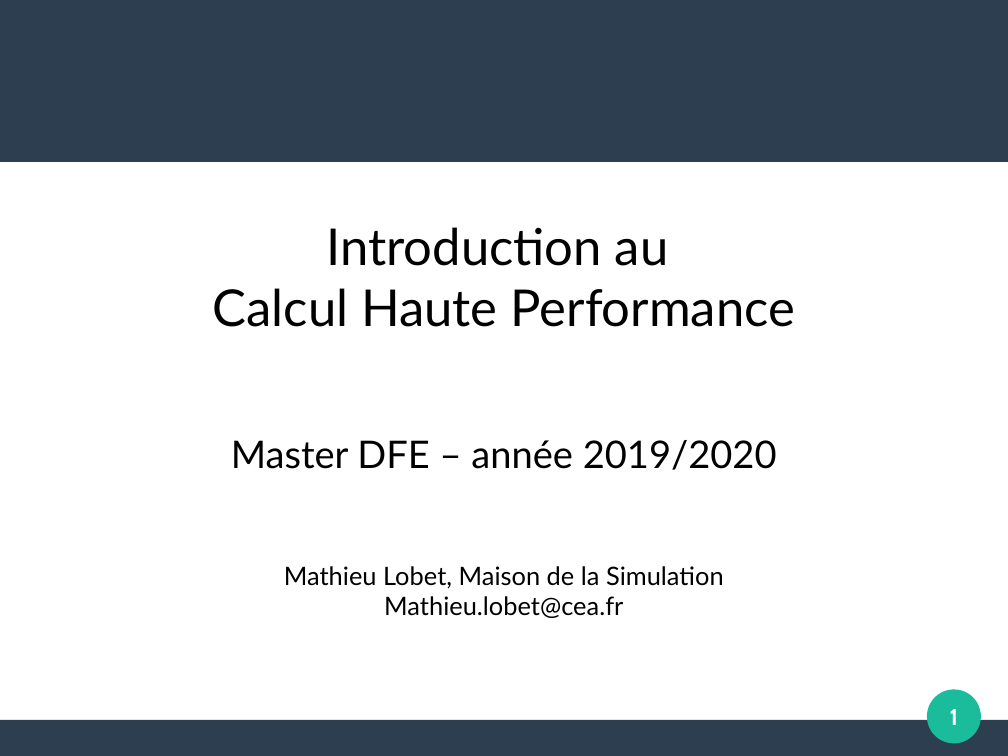
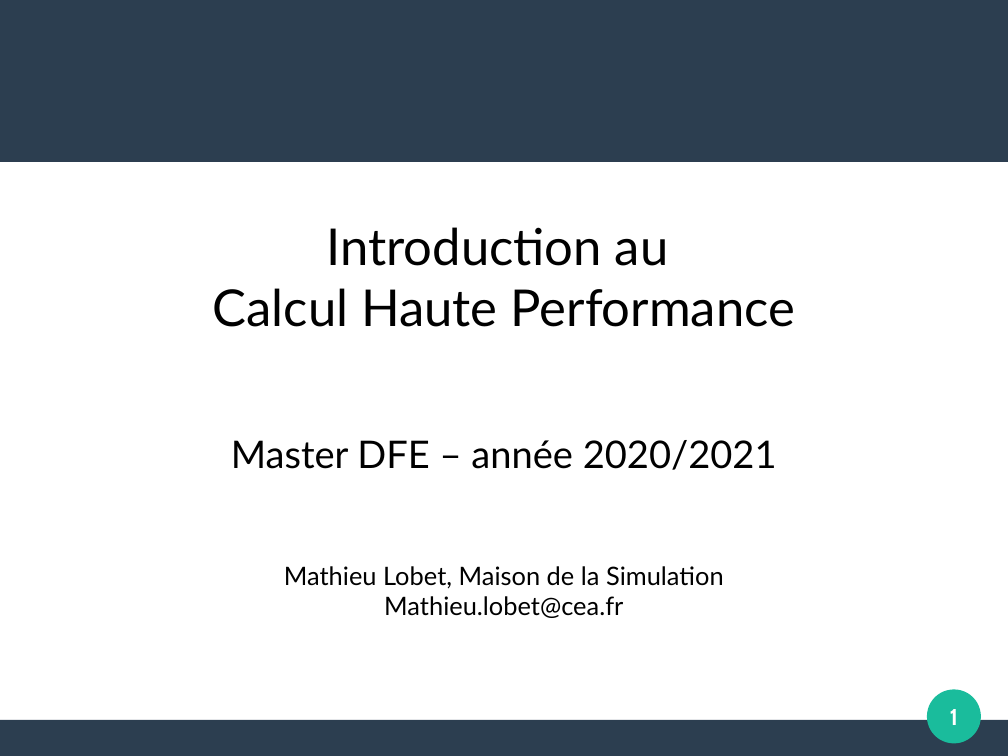
Before and after one commit to Maison-de-la-Simulation/HPC-DFE-Paris-Saclay, a slide deck: slide 1 of support/Introduction_HPC.odp. Drawn at 1008x756 pixels with LibreOffice and Linux fonts; fonts in the diff are those of the drawing. Boxes give left, top, right and bottom in pixels: in the first picture for what was removed or moved away, otherwise in the second. Text is boxed around its words. In the diff, an @@ line names an element or a change of style, - is before the commit and + after.

```diff
--- a/support/Introduction_HPC.odp
+++ b/support/Introduction_HPC.odp
@@ text at [231,440,777,470]: text changed @@
-Master DFE – année 2019/2020
+Master DFE – année 2020/2021
```
Also in this commit, not shown: 35 other slides changed, 4 slides added, 1 other file.
